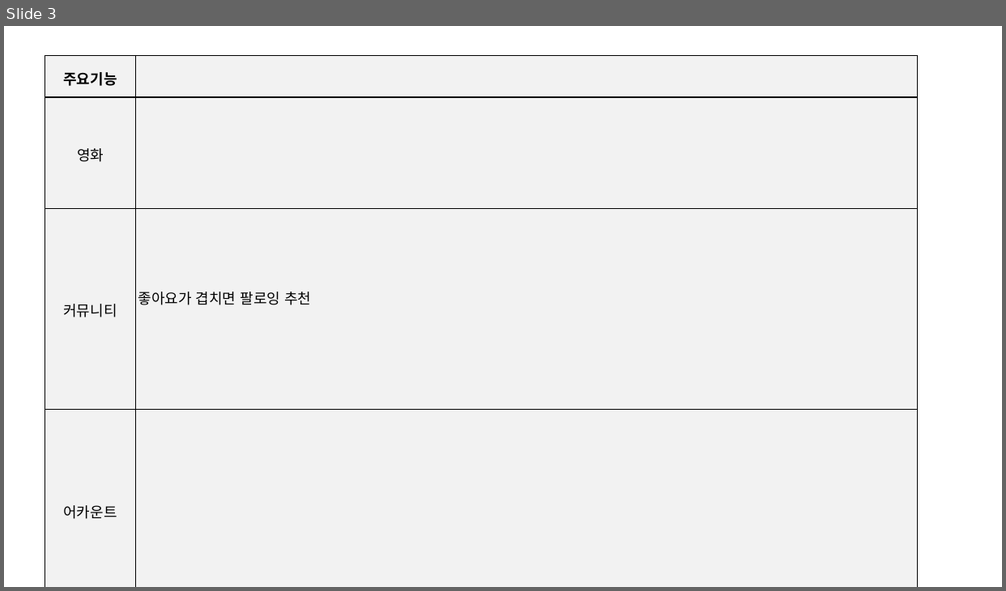
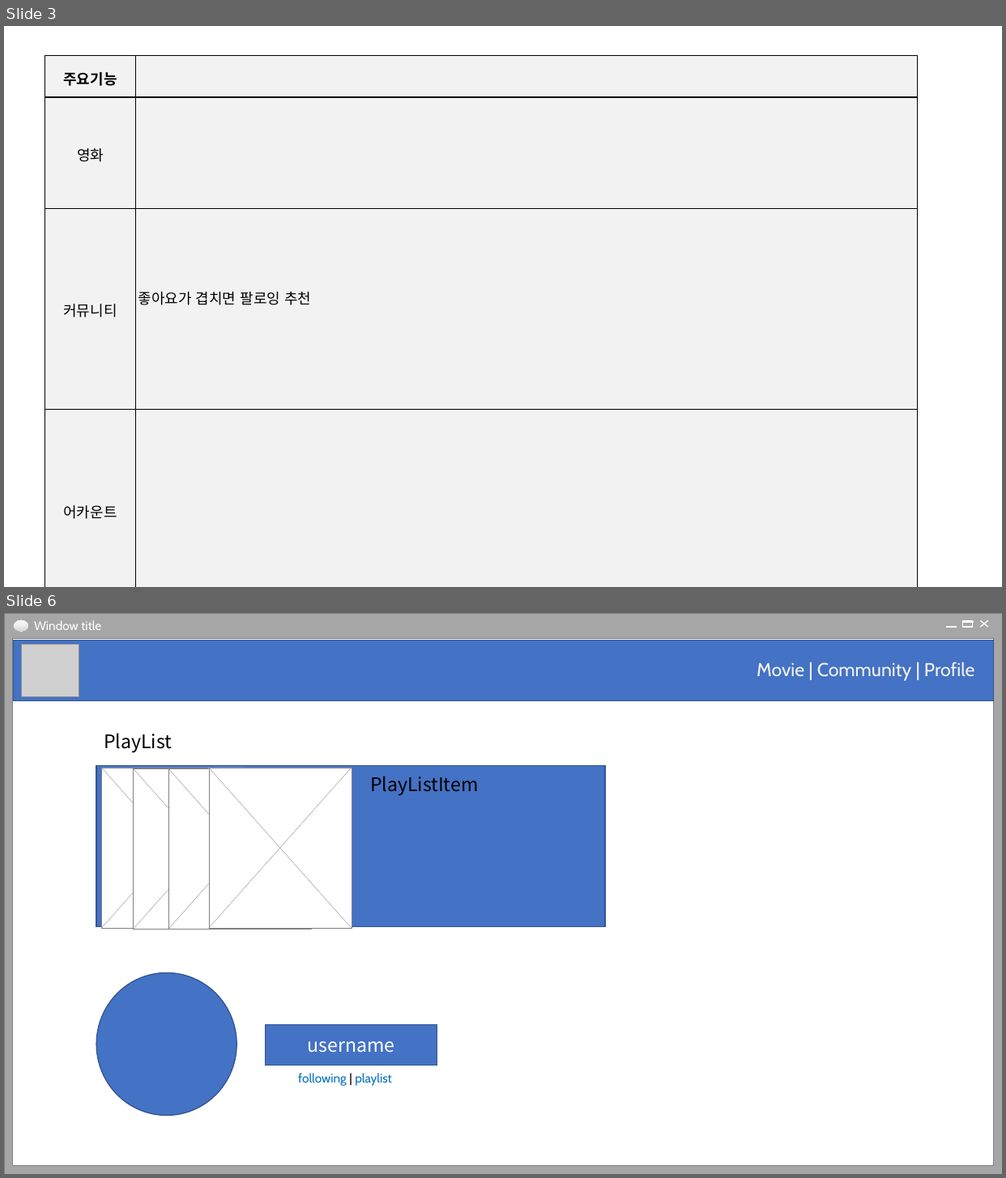
Before and after one commit to Whitepaperone/MovieConstellation, a slide deck: readme.pptx. Shown one above the other, each under a label of ours: slide 3 before the commit, slides 3 and 6 after it; the slides between them are not shown. The pictures are 1006x591 and 1006x1178 pixels, drawn with LibreOffice and Linux fonts; fonts in the diff are those of the drawing; grey boxes stand for pictures. Boxes give left, top, right and bottom in pixels: in the first picture for what was removed or moved away, otherwise in the second. Text is boxed around its words. In the diff, an @@ line names an element or a change of style, - is before the commit and + after.

```diff
--- a/readme.pptx
+++ b/readme.pptx
@@ slide 6 added at (4,613,1002,1174), background #FFFFFF @@
@@ group added at (4,613,1002,1174): 5 rectangles, 2 lines, 1 text, 1 ellipse @@
+Window title
@@ rectangle added at (13,640,994,700), fill #4472C4, outline #325491 1 pt @@
@@ picture added at (21,645,79,697) @@
@@ text added at (756,662,974,681), 18 pt, text #F2F2F2 @@
+Movie | Community | Profile
@@ text added at (104,733,172,752), 18 pt, text #000000 @@
+PlayList
@@ rectangle added at (97,766,606,927), fill #4472C4, outline #325491 1 pt @@
@@ rectangle added at (101,768,245,929), fill #FFFFFF, outline #808080 0.25 pt @@
@@ line added from (101, 768) to (245, 928), #808080 0.25 pt @@
@@ line added from (101, 928) to (245, 768), #808080 0.25 pt @@
@@ rectangle added at (134,769,276,930), fill #FFFFFF, outline #808080 0.25 pt @@
@@ line added from (134, 769) to (275, 930), #808080 0.25 pt @@
@@ line added from (134, 930) to (275, 769), #808080 0.25 pt @@
@@ rectangle added at (168,769,312,930), fill #FFFFFF, outline #808080 0.25 pt @@
@@ line added from (168, 769) to (311, 930), #808080 0.25 pt @@
@@ line added from (168, 930) to (311, 769), #808080 0.25 pt @@
@@ rectangle added at (208,768,351,929), fill #FFFFFF, outline #808080 0.25 pt @@
@@ line added from (208, 768) to (351, 928), #808080 0.25 pt @@
@@ line added from (208, 928) to (351, 768), #808080 0.25 pt @@
@@ text added at (370,776,478,796), 18 pt, text #000000 @@
+PlayListItem
@@ ellipse added at (97,973,236,1116), fill #4472C4, outline #325491 1 pt @@
@@ rectangle added at (266,1024,437,1066), fill #4472C4, outline #325491 1 pt, 18 pt, text #FFFFFF @@
+username
@@ text added at (298,1073,391,1086), 12 pt, text #0070C0 @@
+following | playlist
```
Also in this commit, not shown: 4 slides changed, 3 other slides added, 4 other files.
